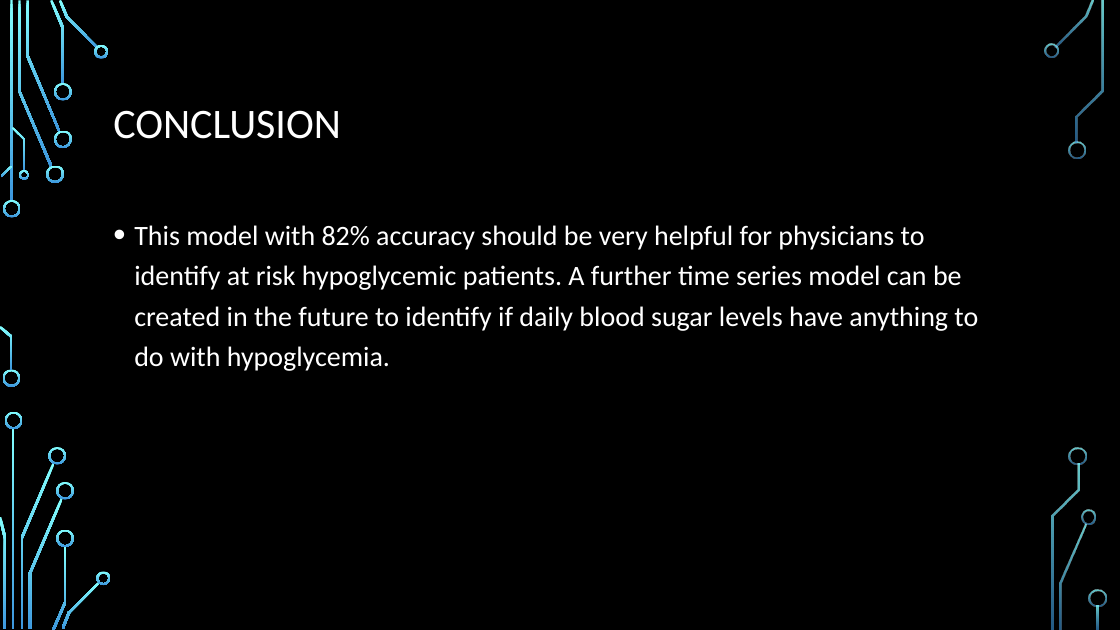
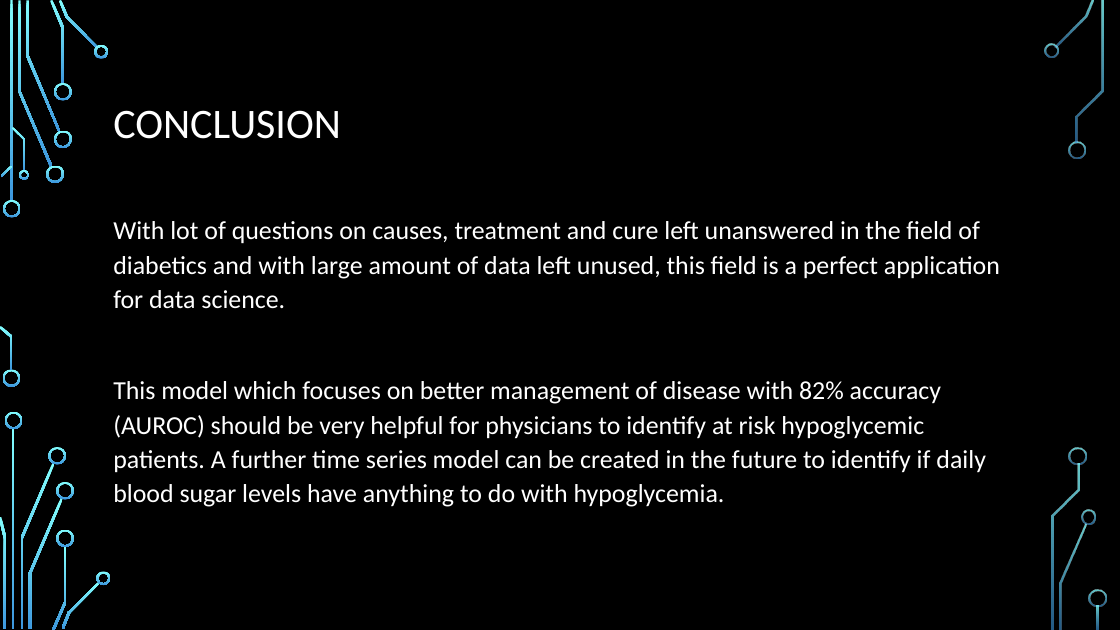
Before and after one commit to johngunaseelan/Hypoglycemia-Detection, a slide deck: slide 12 of Docs/Hypoglycemia Prediction.pptx (slide 11 before the commit). Drawn at 1120x630 pixels with LibreOffice and Linux fonts; fonts in the diff are those of the drawing; background and template pictures are left out. Boxes give left, top, right and bottom in pixels: in the first picture for what was removed or moved away, otherwise in the second. Text is boxed around its words. In the diff, an @@ line names an element or a change of style, - is before the commit and + after.

Commit message:
PPT Updated

```diff
--- a/Docs/Hypoglycemia Prediction.pptx
+++ b/Docs/Hypoglycemia Prediction.pptx
@@ text at [113, 221, 1000, 507]: text changed; size 24 to 22.2 pt @@
-• This model with 82% accuracy should be very helpful for physicians to identify at risk hypoglycemic patients. A further time series model can be created in the future to identify if daily blood sugar levels have anything to do with hypoglycemia.
+With lot of questions on causes, treatment and cure left unanswered in the field of diabetics and with large amount of data left unused, this field is a perfect application for data science.
+This model which focuses on better management of disease with 82% accuracy (AUROC) should be very helpful for physicians to identify at risk hypoglycemic patients. A further time series model can be created in the future to identify if daily blood sugar levels have anything to do with hypoglycemia.
```
Also in this commit, not shown: 3 other slides changed, 1 slide added, 2 other files.
